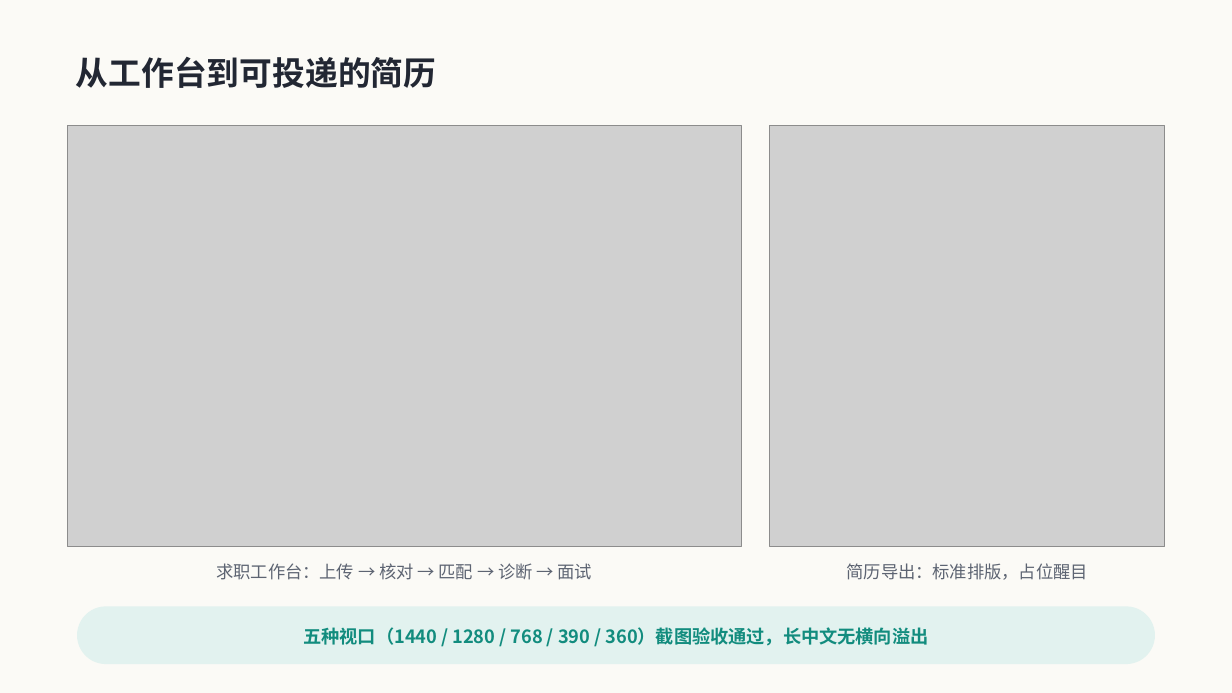
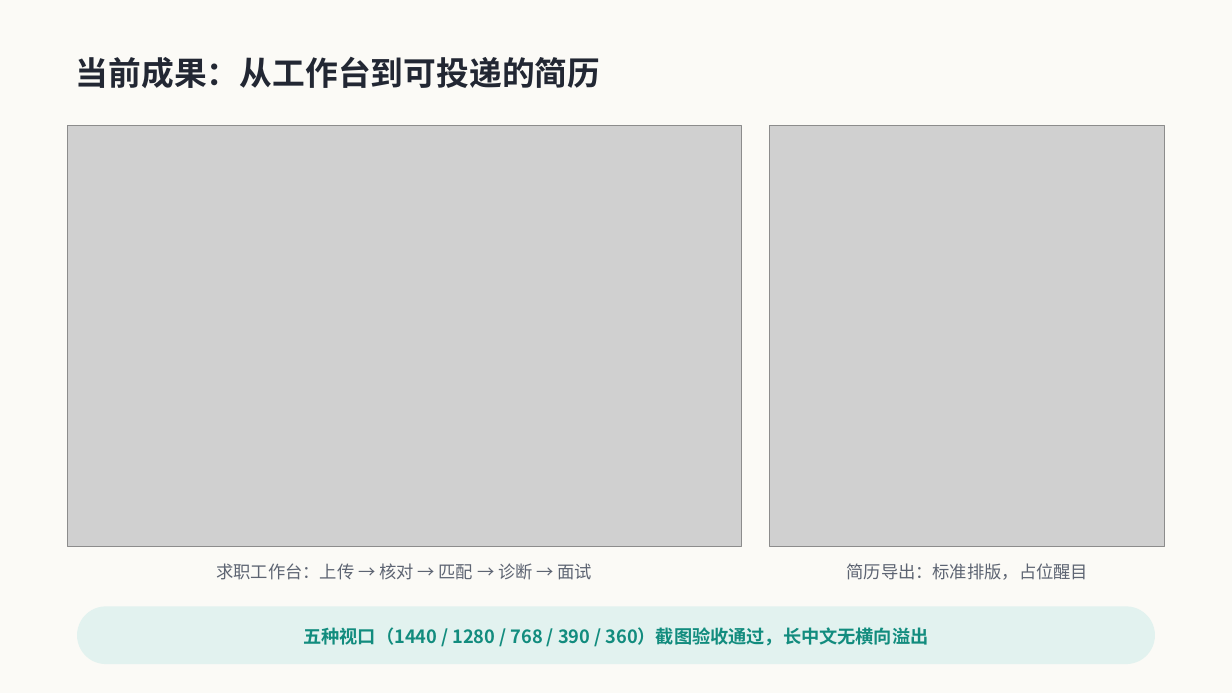
Before and after one commit to CP-bee-git/AI-game, a slide deck: slide 9 of docs/ppt-assets/careerpilot-intro.pptx (slide 10 before the commit). Drawn at 1232x693 pixels with LibreOffice and Linux fonts; fonts in the diff are those of the drawing; grey boxes stand for pictures. Boxes give left, top, right and bottom in pixels: in the first picture for what was removed or moved away, otherwise in the second. Text is boxed around its words. In the diff, an @@ line names an element or a change of style, - is before the commit and + after.

```diff
--- a/docs/ppt-assets/careerpilot-intro.pptx
+++ b/docs/ppt-assets/careerpilot-intro.pptx
@@ text at bbox=[76, 57, 601, 88]: text changed @@
-从工作台到可投递的简历
+当前成果：从工作台到可投递的简历
```
Also in this commit, not shown: 9 other slides changed, 1 slide added, 1 slide removed, 20 other files.
